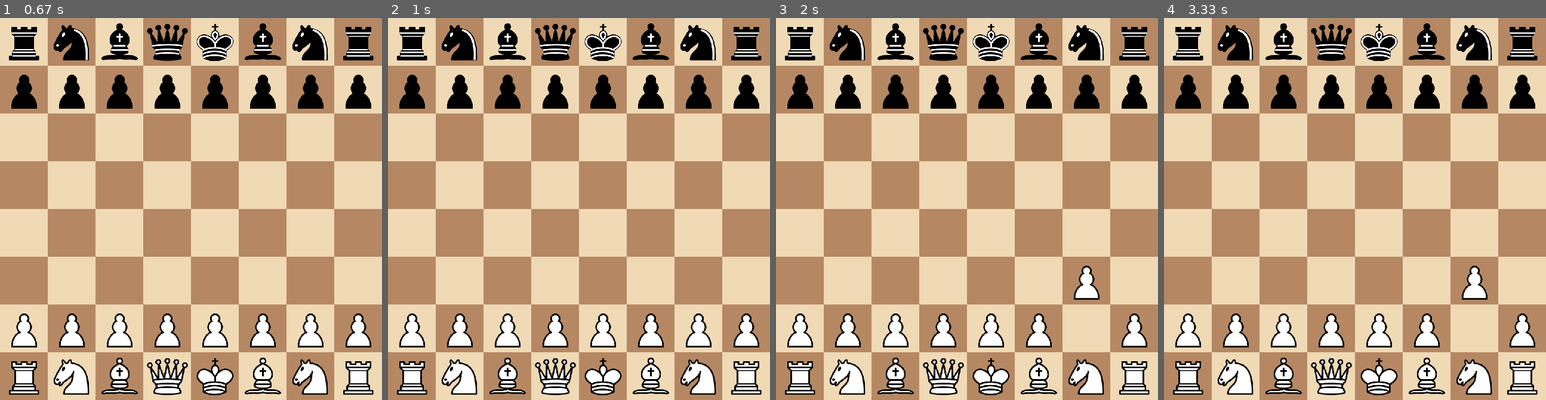
Above: before the commit, frames 1-4 (left to right).
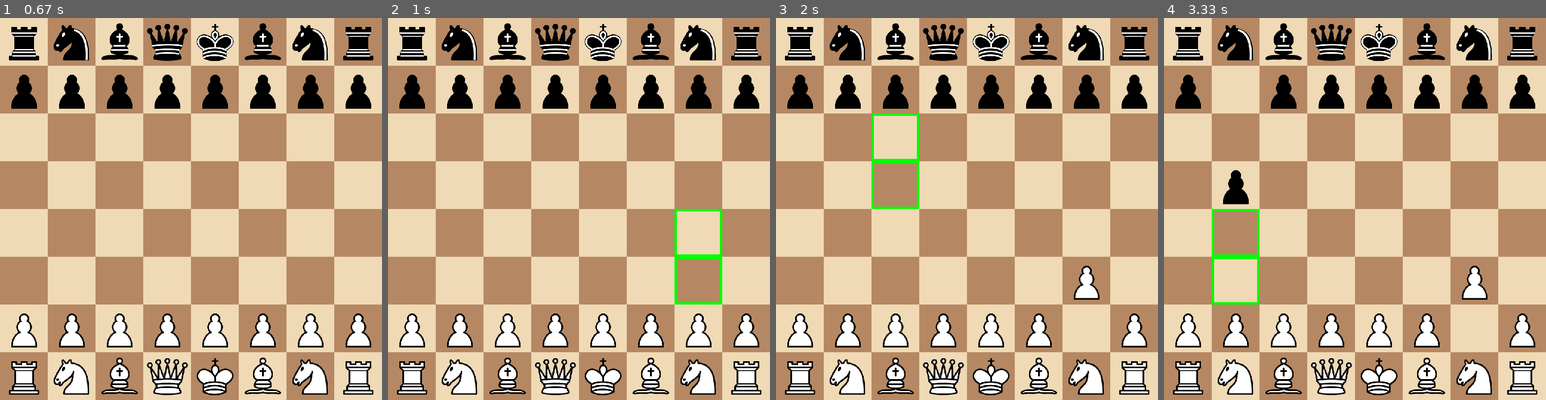
Above: after the commit, the same moments.

Repository: eladk333/Chess
Game: pygame game, started from main.py
Two runs of this game, one before a commit and one after it. Both use one fixed random seed, a clock stepped at 60 frames per second and the inputs below.
Inputs (mouse positions are in pixels of both pictures, inside the frame that each line leads up to):
- Up to frame 1 (0.67 s): press the mouse at (99, 212) at 0.37 s; move the mouse to (164, 251) at 0.47 s; release the mouse at (229, 293) at 0.6 s
- Up to frame 2 (1 s): click (720, 342) at 0.72 s
- Up to frame 3 (2 s): press the mouse at (1108, 342) at 1.03 s; move the mouse to (1028, 327) at 1.13 s; release the mouse at (947, 308) at 1.27 s; press the mouse at (1108, 342) at 1.37 s; move the mouse to (1085, 304) at 1.47 s; release the mouse at (1066, 270) at 1.6 s; click (905, 82) at 1.72 s
- Up to frame 4 (3.33 s): click (1473, 201) at 2.05 s; click (1240, 79) at 2.38 s; click (1244, 186) at 2.72 s; press the mouse at (1244, 186) at 3.03 s; move the mouse to (1240, 266) at 3.13 s; release the mouse at (1240, 350) at 3.27 s

Frame 1 is identical in both runs. In frame 2, 0.6% of the frame differs, in the area x 75-88%, y 50-75%; in frame 3, 0.6%; in frame 4, 1.4%, in the area x 12-25%, y 14-75%.

Commit message:
fixed that both drag and click pieces works for movement

Diff:
--- a/main.py
+++ b/main.py
@@ -12,7 +12,7 @@
         board[6][col] = {'type': 'pawn', 'color': 'white', 'has_moved': False}
 
     board[0][0] = board[0][7] = {'type': 'rook', 'color': 'black', 'has_moved': False}
-    board[7][0] = board[7][7] = {'type': 'rook', 'color': 'white'}
+    board[7][0] = board[7][7] = {'type': 'rook', 'color': 'white', 'has_moved': False}
 
     board[0][1] = board[0][6] = {'type': 'knight', 'color': 'black', 'has_moved': False}
     board[7][1] = board[7][6] = {'type': 'knight', 'color': 'white', 'has_moved': False}
@@ -39,21 +39,30 @@
     images = load_piece_images()
     last_move = None
 
-    selected = None  # (row, col)
+    selected = None
     current_turn = 'white'
-
     highlight_squares = []
 
     dragging = False
     dragged_piece = None
     drag_start = None
     drag_pos = (0, 0)
+    click_down_pos = None
+    drag_candidate = None
 
     running = True
     game_over = False
     while running:
         draw_board(screen, highlight_squares)
-        draw_pieces(screen, board, images)
+
+        if dragging and dragged_piece and drag_start:
+            row, col = drag_start
+            temp = board[row][col]
+            board[row][col] = None
+            draw_pieces(screen, board, images)
+            board[row][col] = temp
+        else:
+            draw_pieces(screen, board, images)
 
         if dragging and dragged_piece:
             image = images[f"{dragged_piece['color']}_{dragged_piece['type']}"]
@@ -77,81 +86,131 @@
                 running = False
 
             elif event.type == pygame.MOUSEBUTTONDOWN:
-                x, y = pygame.mouse.get_pos()
-                row = y // TILE_SIZE
-                col = x // TILE_SIZE
-
-                if game_over:
-                    board = create_starting_board()
-                    current_turn = 'white'
-                    check_message = ""
-                    highlight_squares = []
-                    game_over = False
-                    last_move = None
-                    continue
-
+                click_down_pos = pygame.mouse.get_pos()
+                col = click_down_pos[0] // TILE_SIZE
+                row = click_down_pos[1] // TILE_SIZE
                 if board[row][col] and board[row][col]['color'] == current_turn:
-                    dragging = True
-                    dragged_piece = board[row][col]
-                    drag_start = (row, col)
-                    drag_pos = (x, y)
-                    highlight_squares = get_legal_moves(dragged_piece, row, col, board, last_move=last_move)
-
-            elif event.type == pygame.MOUSEMOTION and dragging:
-                drag_pos = pygame.mouse.get_pos()
-
-            elif event.type == pygame.MOUSEBUTTONUP and dragging:
-                dragging = False
+                    drag_candidate = (row, col)
+
+            elif event.type == pygame.MOUSEMOTION:
+                if drag_candidate and not dragging:
+                    dx = event.pos[0] - click_down_pos[0]
+                    dy = event.pos[1] - click_down_pos[1]
+                    if abs(dx) > 5 or abs(dy) > 5:
+                        row, col = drag_candidate
+                        dragging = True
+                        dragged_piece = board[row][col]
+                        drag_start = (row, col)
+                        drag_pos = event.pos
+
+                        selected = (row, col)
+                        highlight_squares = get_legal_moves(dragged_piece, row, col, board, last_move=last_move)
+                if dragging:
+                    drag_pos = pygame.mouse.get_pos()
+
+            elif event.type == pygame.MOUSEBUTTONUP:
                 x, y = pygame.mouse.get_pos()
                 row, col = y // TILE_SIZE, x // TILE_SIZE
-                src_row, src_col = drag_start
-
-                piece = dragged_piece
-                legal_moves = get_legal_moves(piece, src_row, src_col, board, last_move=last_move)
-
-                if (row, col) in legal_moves:
-                    # En passant
-                    if piece['type'] == 'pawn' and board[row][col] is None and col != src_col:
-                        captured_pawn_row = row + (1 if piece['color'] == 'white' else -1)
-                        board[captured_pawn_row][col] = None
-
-                    # Castling
-                    if piece['type'] == 'king' and abs(col - src_col) == 2:
-                        if col == 6:
-                            rook = board[src_row][7]
-                            board[src_row][5] = rook
-                            board[src_row][7] = None
-                            rook['has_moved'] = True
-                        elif col == 2:
-                            rook = board[src_row][0]
-                            board[src_row][3] = rook
-                            board[src_row][0] = None
-                            rook['has_moved'] = True
-
-                    # Move
-                    board[row][col] = piece
-                    board[src_row][src_col] = None
-                    piece['has_moved'] = True
-
-                    # Promotion
-                    if piece['type'] == 'pawn' and (row == 0 or row == 7):
-                        piece['type'] = 'queen'
-
-                    last_move = ((src_row, src_col), (row, col), piece.copy())
-                    current_turn = 'black' if current_turn == 'white' else 'white'
-
-                    if is_checkmate(board, current_turn):
-                        check_message = f"Checkmate! {current_turn} loses."
-                        game_over = True
-                    elif is_in_check(board, current_turn):
-                        check_message = "Check!"
+
+                if dragging:
+                    dragging = False
+                    src_row, src_col = drag_start
+                    piece = dragged_piece
+                    legal_moves = get_legal_moves(piece, src_row, src_col, board, last_move=last_move)
+
+                    if (row, col) in legal_moves:
+                        if piece['type'] == 'pawn' and board[row][col] is None and col != src_col:
+                            captured_pawn_row = row + (1 if piece['color'] == 'white' else -1)
+                            board[captured_pawn_row][col] = None
+
+                        if piece['type'] == 'king' and abs(col - src_col) == 2:
+                            if col == 6:
+                                rook = board[src_row][7]
+                                board[src_row][5] = rook
+                                board[src_row][7] = None
+                                rook['has_moved'] = True
+                            elif col == 2:
+                                rook = board[src_row][0]
+                                board[src_row][3] = rook
+                                board[src_row][0] = None
+                                rook['has_moved'] = True
+
+                        board[row][col] = piece
+                        board[src_row][src_col] = None
+                        piece['has_moved'] = True
+
+                        if piece['type'] == 'pawn' and (row == 0 or row == 7):
+                            piece['type'] = 'queen'
+
+                        last_move = ((src_row, src_col), (row, col), piece.copy())
+                        current_turn = 'black' if current_turn == 'white' else 'white'
+
+                        if is_checkmate(board, current_turn):
+                            check_message = f"Checkmate! {current_turn} loses."
+                            game_over = True
+                        elif is_in_check(board, current_turn):
+                            check_message = "Check!"
+                        else:
+                            check_message = ""
+
+                    dragged_piece = None
+                    drag_start = None
+                    highlight_squares = []
+                    selected = None
+                    click_down_pos = None
+                    drag_candidate = None
+
+                else:
+                    drag_candidate = None
+                    if selected:
+                        src_row, src_col = selected
+                        piece = board[src_row][src_col]
+                        legal_moves = get_legal_moves(piece, src_row, src_col, board, last_move=last_move)
+
+                        if (row, col) in legal_moves:
+                            if piece['type'] == 'pawn' and board[row][col] is None and col != src_col:
+                                captured_pawn_row = row + (1 if piece['color'] == 'white' else -1)
+                                board[captured_pawn_row][col] = None
+
+                            if piece['type'] == 'king' and abs(col - src_col) == 2:
+                                if col == 6:
+                                    rook = board[src_row][7]
+                                    board[src_row][5] = rook
+                                    board[src_row][7] = None
+                                    rook['has_moved'] = True
+                                elif col == 2:
+                                    rook = board[src_row][0]
+                                    board[src_row][3] = rook
+                                    board[src_row][0] = None
+                                    rook['has_moved'] = True
+
+                            board[row][col] = piece
+                            board[src_row][src_col] = None
+                            piece['has_moved'] = True
+
+                            if piece['type'] == 'pawn' and (row == 0 or row == 7):
+                                piece['type'] = 'queen'
+
+                            last_move = ((src_row, src_col), (row, col), piece.copy())
+                            current_turn = 'black' if current_turn == 'white' else 'white'
+
+                            if is_checkmate(board, current_turn):
+                                check_message = f"Checkmate! {current_turn} loses."
+                                game_over = True
+                            elif is_in_check(board, current_turn):
+                                check_message = "Check!"
+                            else:
+                                check_message = ""
+
+                            selected = None
+                            highlight_squares = []
+                        else:
+                            selected = None
+                            highlight_squares = []
                     else:
-                        check_message = ""
-
-                dragged_piece = None
-                highlight_squares = []
-
-
+                        if board[row][col] and board[row][col]['color'] == current_turn:
+                            selected = (row, col)
+                            highlight_squares = get_legal_moves(board[row][col], row, col, board, last_move=last_move)
 
     pygame.quit()
 
Empty file removed: move.py
